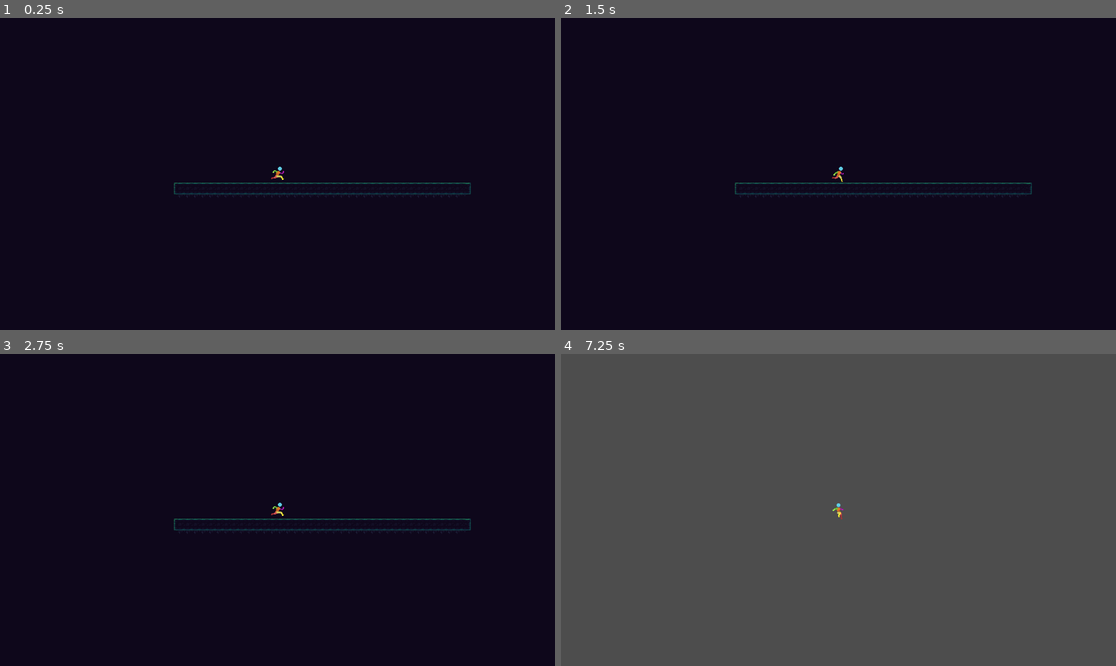
Above: before the commit, frames 1-4 (two rows, left to right).
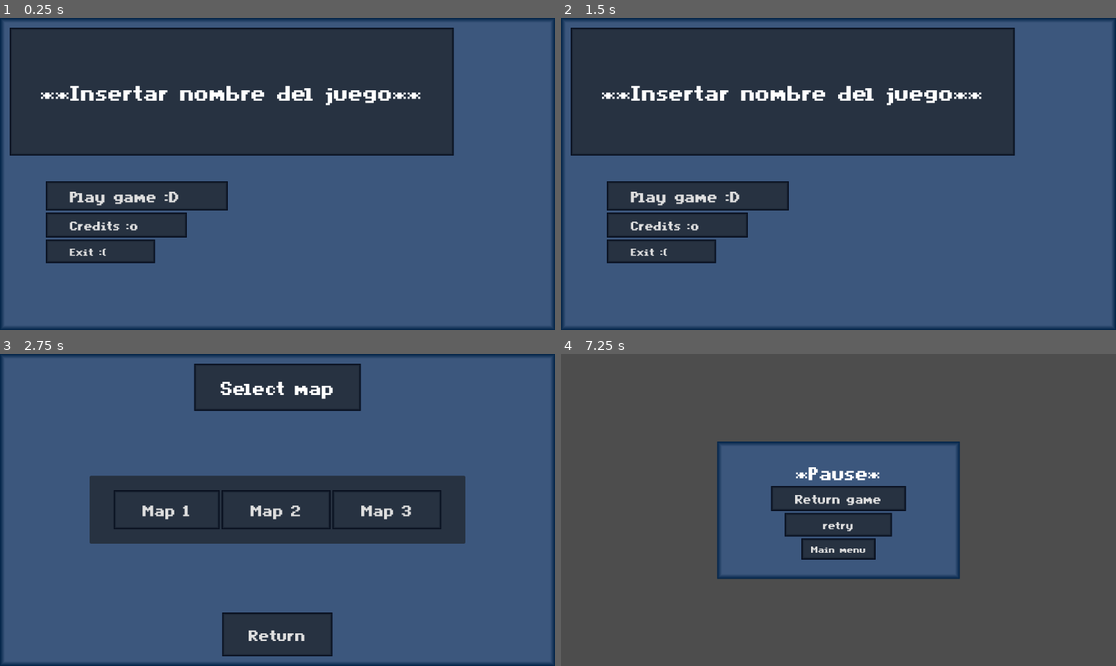
Above: after the commit, the same moments.

Repository: Dacosa/pre-alpha
Game: Godot game, scene res://UI/main_ui.tscn
Same seed, same stepped clock (60 frames per second), same inputs: the game is played once before the commit and once after it. Before the commit the project starts from res://Scenes/main.tscn.
Inputs (mouse positions are in pixels of both pictures, inside the frame that each line leads up to):
- Up to frame 1 (0.25 s): no input
- Up to frame 2 (1.5 s): click (677, 223) at 0.5 s, where only the run after the commit has a clickable "Credits :o"; click (838, 289) at 1.25 s, where only the run after the commit has a clickable "Back"
- Up to frame 3 (2.75 s): click (138, 531) at 2 s, where only the run after the commit has a clickable "Play game :D"
- Up to frame 4 (7.25 s): click (727, 510) at 2.75 s, where only the run after the commit has a clickable "Map 1"; tap Enter at 3.5, 6.5 s; hold D (move_right) 3.53-5.03 s; tap Shift (air_spin) at 3.6, 5.1, 6.6 s; tap Space (jump) at 3.77, 4.52, 5.75, 6.02, 6.77 s; tap A (any) at 4.35, 5.85 s; hold S (move_down) 5.03-5.78 s; hold D (move_right) from 5.78 s (still down); tap Escape (Pause, bound only after the commit) at 7.15 s

The runs differ from the first frame. In frame 1, 98% of the frame differs, in the area x 0-100%, y 0-100%; in frame 2, 98%; in frame 3, 98%; in frame 4, 19%.

Commit message:
ia :(
jasñdlkfjasñdlfkjadñ

Diff:
--- a/Scenes/player.tscn
+++ b/Scenes/player.tscn
@@ -8,6 +8,7 @@
 [ext_resource type="Texture2D" uid="uid://dqvqfwqg80bd1" path="res://Assets/Asset Pack-V2/Air Spin/player air spin 48x48.png" id="6_w0jnk"]
 [ext_resource type="Texture2D" uid="uid://bv15qf3c51bnt" path="res://Assets/Asset Pack-V2/Player Roll/Player Roll 48x48.png" id="7_eo0oj"]
 [ext_resource type="Texture2D" uid="uid://b1s0aw4w1217r" path="res://Assets/AssetPack-V1/Sprite Sheets/Wall Slide 48x48.png" id="8_obj8n"]
+[ext_resource type="PackedScene" uid="uid://b120m3tynpm8" path="res://UI/pause_menu.tscn" id="9_lmj24"]
 
 [sub_resource type="CapsuleShape2D" id="CapsuleShape2D_0nq2g"]
 radius = 6.0
@@ -675,3 +676,7 @@
 tree_root = SubResource("AnimationNodeStateMachine_130hc")
 anim_player = NodePath("../AnimationPlayer")
 parameters/playback = SubResource("AnimationNodeStateMachinePlayback_peu0t")
+
+[node name="CanvasLayer" type="CanvasLayer" parent="."]
+
+[node name="PauseMenu" parent="CanvasLayer" instance=ExtResource("9_lmj24")]
--- /dev/null
+++ b/UI/creditsmenu.gd
@@ -0,0 +1,10 @@
+extends Control
+
+
+@onready var ExitCredits = %ExitCredits
+
+func _ready():
+	ExitCredits.pressed.connect(_on_ExitCredits_pressed)
+
+func _on_ExitCredits_pressed():
+	get_tree().change_scene_to_file("res://UI/main_ui.tscn")
--- /dev/null
+++ b/UI/creditsmenu.tscn
@@ -0,0 +1,98 @@
+[gd_scene load_steps=7 format=3 uid="uid://cup6qwxrp40od"]
+
+[ext_resource type="Theme" uid="uid://cym6n88rrqd2k" path="res://resources/Font/mainfont.tres" id="1_an2ti"]
+[ext_resource type="Script" path="res://UI/creditsmenu.gd" id="2_n5sld"]
+
+[sub_resource type="StyleBoxFlat" id="StyleBoxFlat_3sfsx"]
+bg_color = Color(0, 0.0784314, 0.188235, 1)
+
+[sub_resource type="StyleBoxFlat" id="StyleBoxFlat_cwqre"]
+content_margin_left = 50.0
+content_margin_top = 20.0
+content_margin_right = 50.0
+content_margin_bottom = 20.0
+bg_color = Color(0.129412, 0.129412, 0.184314, 1)
+border_width_left = 5
+border_width_top = 5
+border_width_right = 5
+border_width_bottom = 5
+border_color = Color(0, 0.0235294, 0.0823529, 1)
+border_blend = true
+
+[sub_resource type="StyleBoxEmpty" id="StyleBoxEmpty_v5627"]
+
+[sub_resource type="StyleBoxFlat" id="StyleBoxFlat_stepx"]
+content_margin_left = 50.0
+content_margin_top = 20.0
+content_margin_right = 50.0
+content_margin_bottom = 20.0
+bg_color = Color(0.129412, 0.129412, 0.184314, 1)
+border_width_left = 5
+border_width_top = 5
+border_width_right = 5
+border_width_bottom = 5
+border_color = Color(0, 0.0235294, 0.0823529, 1)
+border_blend = true
+
+[node name="Creditsmenu" type="Control"]
+layout_mode = 3
+anchors_preset = 15
+anchor_right = 1.0
+anchor_bottom = 1.0
+grow_horizontal = 2
+grow_vertical = 2
+theme = ExtResource("1_an2ti")
+script = ExtResource("2_n5sld")
+
+[node name="PanelContainer" type="PanelContainer" parent="."]
+layout_mode = 1
+anchors_preset = 15
+anchor_right = 1.0
+anchor_bottom = 1.0
+grow_horizontal = 2
+grow_vertical = 2
+theme_override_styles/panel = SubResource("StyleBoxFlat_3sfsx")
+
+[node name="PanelContainer" type="PanelContainer" parent="PanelContainer"]
+layout_mode = 2
+size_flags_horizontal = 4
+size_flags_vertical = 4
+theme_override_styles/panel = SubResource("StyleBoxFlat_cwqre")
+
+[node name="MarginContainer" type="MarginContainer" parent="PanelContainer/PanelContainer"]
+layout_mode = 2
+size_flags_horizontal = 4
+size_flags_vertical = 4
+theme_override_constants/margin_left = 50
+theme_override_constants/margin_top = 30
+theme_override_constants/margin_right = 50
+theme_override_constants/margin_bottom = 30
+
+[node name="Label" type="Label" parent="PanelContainer/PanelContainer/MarginContainer"]
+layout_mode = 2
+theme_override_font_sizes/font_size = 50
+text = "Estos son los creditos XDDDD"
+horizontal_alignment = 1
+vertical_alignment = 1
+
+[node name="Exit_PanelContainer" type="PanelContainer" parent="PanelContainer"]
+layout_mode = 2
+size_flags_horizontal = 4
+size_flags_vertical = 8
+theme_override_styles/panel = SubResource("StyleBoxEmpty_v5627")
+
+[node name="MarginContainer" type="MarginContainer" parent="PanelContainer/Exit_PanelContainer"]
+layout_mode = 2
+theme_override_constants/margin_left = 50
+theme_override_constants/margin_top = 50
+theme_override_constants/margin_right = 50
+theme_override_constants/margin_bottom = 50
+
+[node name="ExitCredits" type="Button" parent="PanelContainer/Exit_PanelContainer/MarginContainer"]
+unique_name_in_owner = true
+layout_mode = 2
+size_flags_horizontal = 4
+size_flags_vertical = 8
+theme_override_font_sizes/font_size = 35
+theme_override_styles/normal = SubResource("StyleBoxFlat_stepx")
+text = "Back"
--- /dev/null
+++ b/UI/main_ui.gd
@@ -0,0 +1,21 @@
+extends Control
+
+
+@onready var Play = %Play
+@onready var Credits = %Credits
+@onready var Exit = %Exit
+
+
+func _ready():
+	Play.pressed.connect(_on_Play_pressed)
+	Exit.pressed.connect(_on_Exit_pressed)
+	Credits.pressed.connect(_on_Credits_pressed)
+
+func _on_Play_pressed():
+	get_tree().change_scene_to_file("res://UI/mapsmenu.tscn")
+
+func _on_Exit_pressed():
+	get_tree().quit()
+
+func _on_Credits_pressed():
+	get_tree().change_scene_to_file("res://UI/creditsmenu.tscn")
--- /dev/null
+++ b/UI/main_ui.tscn
@@ -0,0 +1,146 @@
+[gd_scene load_steps=10 format=3 uid="uid://c87vafhx6pvqu"]
+
+[ext_resource type="Theme" uid="uid://cym6n88rrqd2k" path="res://resources/Font/mainfont.tres" id="1_kpggj"]
+[ext_resource type="StyleBox" uid="uid://ixabtdacvopu" path="res://resources/main_boxstyle.tres" id="2_q3soc"]
+[ext_resource type="Script" path="res://UI/main_ui.gd" id="2_s3206"]
+
+[sub_resource type="StyleBoxFlat" id="StyleBoxFlat_3mkna"]
+bg_color = Color(0.235294, 0.341176, 0.490196, 1)
+border_width_left = 10
+border_width_top = 10
+border_width_right = 10
+border_width_bottom = 10
+border_color = Color(0, 0.133333, 0.27451, 1)
+border_blend = true
+
+[sub_resource type="LabelSettings" id="LabelSettings_metuk"]
+font_size = 70
+
+[sub_resource type="StyleBoxEmpty" id="StyleBoxEmpty_7gmjo"]
+
+[sub_resource type="StyleBoxFlat" id="StyleBoxFlat_dqr27"]
+content_margin_left = 50.0
+content_margin_top = 10.0
+content_margin_right = 100.0
+content_margin_bottom = 10.0
+bg_color = Color(0.152941, 0.196078, 0.254902, 1)
+border_width_left = 5
+border_width_top = 5
+border_width_right = 5
+border_width_bottom = 5
+border_color = Color(0, 0.0235294, 0.0823529, 1)
+border_blend = true
+
+[sub_resource type="StyleBoxFlat" id="StyleBoxFlat_mxnrw"]
+content_margin_left = 50.0
+content_margin_top = 10.0
+content_margin_right = 100.0
+content_margin_bottom = 10.0
+bg_color = Color(0.152941, 0.196078, 0.254902, 1)
+border_width_left = 5
+border_width_top = 5
+border_width_right = 5
+border_width_bottom = 5
+border_color = Color(0, 0.0235294, 0.0823529, 1)
+border_blend = true
+
+[sub_resource type="StyleBoxFlat" id="StyleBoxFlat_snnos"]
+content_margin_left = 50.0
+content_margin_top = 10.0
+content_margin_right = 100.0
+content_margin_bottom = 10.0
+bg_color = Color(0.152941, 0.196078, 0.254902, 1)
+border_width_left = 5
+border_width_top = 5
+border_width_right = 5
+border_width_bottom = 5
+border_color = Color(0, 0.0235294, 0.0823529, 1)
+border_blend = true
+
+[node name="Main_menu" type="Control"]
+layout_mode = 3
+anchors_preset = 15
+anchor_right = 1.0
+anchor_bottom = 1.0
+grow_horizontal = 2
+grow_vertical = 2
+theme = ExtResource("1_kpggj")
+script = ExtResource("2_s3206")
+
+[node name="Main_PanelContainer" type="PanelContainer" parent="."]
+layout_mode = 1
+anchors_preset = 15
+anchor_right = 1.0
+anchor_bottom = 1.0
+grow_horizontal = 2
+grow_vertical = 2
+theme_override_styles/panel = SubResource("StyleBoxFlat_3mkna")
+
+[node name="MarginContainer" type="MarginContainer" parent="Main_PanelContainer"]
+layout_mode = 2
+theme_override_constants/margin_left = 10
+theme_override_constants/margin_top = 10
+theme_override_constants/margin_right = 10
+theme_override_constants/margin_bottom = 10
+
+[node name="Title_PanelContainer" type="PanelContainer" parent="Main_PanelContainer/MarginContainer"]
+layout_mode = 2
+size_flags_horizontal = 0
+size_flags_vertical = 0
+theme_override_styles/panel = ExtResource("2_q3soc")
+
+[node name="MarginContainer" type="MarginContainer" parent="Main_PanelContainer/MarginContainer/Title_PanelContainer"]
+custom_minimum_size = Vector2(790, 250)
+layout_mode = 2
+theme_override_constants/margin_left = 60
+theme_override_constants/margin_top = 100
+theme_override_constants/margin_right = 60
+theme_override_constants/margin_bottom = 100
+
+[node name="Label" type="Label" parent="Main_PanelContainer/MarginContainer/Title_PanelContainer/MarginContainer"]
+layout_mode = 2
+size_flags_vertical = 8
+text = "**Insertar nombre del juego**"
+label_settings = SubResource("LabelSettings_metuk")
+vertical_alignment = 1
+
+[node name="Option_PanelContainer" type="PanelContainer" parent="Main_PanelContainer/MarginContainer"]
+layout_mode = 2
+size_flags_horizontal = 0
+size_flags_vertical = 4
+theme_override_styles/panel = SubResource("StyleBoxEmpty_7gmjo")
+
+[node name="MarginContainer" type="MarginContainer" parent="Main_PanelContainer/MarginContainer/Option_PanelContainer"]
+layout_mode = 2
+theme_override_constants/margin_left = 75
+theme_override_constants/margin_top = 250
+theme_override_constants/margin_right = 75
+theme_override_constants/margin_bottom = 50
+
+[node name="VBoxContainer" type="VBoxContainer" parent="Main_PanelContainer/MarginContainer/Option_PanelContainer/MarginContainer"]
+layout_mode = 2
+
+[node name="Play" type="Button" parent="Main_PanelContainer/MarginContainer/Option_PanelContainer/MarginContainer/VBoxContainer"]
+unique_name_in_owner = true
+layout_mode = 2
+size_flags_horizontal = 0
+theme_override_font_sizes/font_size = 50
+theme_override_styles/normal = SubResource("StyleBoxFlat_dqr27")
+text = "Play game :D"
+
+[node name="Credits" type="Button" parent="Main_PanelContainer/MarginContainer/Option_PanelContainer/MarginContainer/VBoxContainer"]
+unique_name_in_owner = true
+layout_mode = 2
+size_flags_horizontal = 0
+theme_override_font_sizes/font_size = 40
+theme_override_styles/normal = SubResource("StyleBoxFlat_mxnrw")
+text = "Credits :o
+"
+
+[node name="Exit" type="Button" parent="Main_PanelContainer/MarginContainer/Option_PanelContainer/MarginContainer/VBoxContainer"]
+unique_name_in_owner = true
+layout_mode = 2
+size_flags_horizontal = 0
+theme_override_font_sizes/font_size = 35
+theme_override_styles/normal = SubResource("StyleBoxFlat_snnos")
+text = "Exit :("
--- /dev/null
+++ b/UI/mapsmenu.gd
@@ -0,0 +1,26 @@
+extends Control
+
+
+@onready var mapa_1 = %Mapa1
+@onready var mapa_2 = %Mapa2
+@onready var mapa_3 = %Mapa3
+@onready var Back = %Back
+
+
+func _ready():
+	mapa_1.pressed.connect(_on_mapa_1_pressed)
+	mapa_2.pressed.connect(_on_mapa_2_pressed)
+	mapa_3.pressed.connect(_on_mapa_3_pressed)
+	Back.pressed.connect(_on_Back_pressed)
+
+func _on_mapa_1_pressed():
+	get_tree().change_scene_to_file("res://Scenes/main.tscn")
+
+func _on_mapa_2_pressed():
+	get_tree().change_scene_to_file("res://Scenes/main.tscn")
+
+func _on_mapa_3_pressed():
+	get_tree().change_scene_to_file("res://Scenes/main.tscn")
+
+func _on_Back_pressed():
+	get_tree().change_scene_to_file("res://UI/main_ui.tscn")
--- /dev/null
+++ b/UI/mapsmenu.tscn
@@ -0,0 +1,159 @@
+[gd_scene load_steps=10 format=3 uid="uid://b6t7gm28eatmt"]
+
+[ext_resource type="Theme" uid="uid://cym6n88rrqd2k" path="res://resources/Font/mainfont.tres" id="1_ytmex"]
+[ext_resource type="Script" path="res://UI/mapsmenu.gd" id="2_3kay5"]
+[ext_resource type="StyleBox" uid="uid://ixabtdacvopu" path="res://resources/main_boxstyle.tres" id="2_xceqx"]
+
+[sub_resource type="StyleBoxFlat" id="StyleBoxFlat_5roql"]
+bg_color = Color(0.235294, 0.341176, 0.490196, 1)
+border_width_left = 10
+border_width_top = 10
+border_width_right = 10
+border_width_bottom = 10
+border_color = Color(0, 0.133333, 0.27451, 1)
+border_blend = true
+
+[sub_resource type="LabelSettings" id="LabelSettings_g3vhk"]
+font_size = 60
+
+[sub_resource type="StyleBoxFlat" id="StyleBoxFlat_hxvb8"]
+content_margin_left = 60.0
+content_margin_top = 20.0
+content_margin_right = 60.0
+content_margin_bottom = 20.0
+bg_color = Color(0.152941, 0.196078, 0.254902, 1)
+border_width_left = 5
+border_width_top = 5
+border_width_right = 5
+border_width_bottom = 5
+border_color = Color(0, 0.0235294, 0.0823529, 1)
+border_blend = true
+
+[sub_resource type="StyleBoxFlat" id="StyleBoxFlat_a1kh6"]
+content_margin_left = 60.0
+content_margin_top = 20.0
+content_margin_right = 60.0
+content_margin_bottom = 20.0
+bg_color = Color(0.152941, 0.196078, 0.254902, 1)
+border_width_left = 5
+border_width_top = 5
+border_width_right = 5
+border_width_bottom = 5
+border_color = Color(0, 0.0235294, 0.0823529, 1)
+border_blend = true
+
+[sub_resource type="StyleBoxFlat" id="StyleBoxFlat_y7n5j"]
+content_margin_left = 60.0
+content_margin_top = 20.0
+content_margin_right = 60.0
+content_margin_bottom = 20.0
+bg_color = Color(0.152941, 0.196078, 0.254902, 1)
+border_width_left = 5
+border_width_top = 5
+border_width_right = 5
+border_width_bottom = 5
+border_color = Color(0, 0.0235294, 0.0823529, 1)
+border_blend = true
+
+[sub_resource type="StyleBoxEmpty" id="StyleBoxEmpty_b1k6u"]
+content_margin_left = 50.0
+content_margin_top = 20.0
+content_margin_right = 50.0
+content_margin_bottom = 20.0
+
+[node name="mapsmenu" type="Control"]
+layout_mode = 3
+anchors_preset = 15
+anchor_right = 1.0
+anchor_bottom = 1.0
+grow_horizontal = 2
+grow_vertical = 2
+theme = ExtResource("1_ytmex")
+script = ExtResource("2_3kay5")
+
+[node name="Main_PanelContainer" type="PanelContainer" parent="."]
+layout_mode = 1
+anchors_preset = 15
+anchor_right = 1.0
+anchor_bottom = 1.0
+grow_horizontal = 2
+grow_vertical = 2
+theme_override_styles/panel = SubResource("StyleBoxFlat_5roql")
+
+[node name="MarginContainer" type="MarginContainer" parent="Main_PanelContainer"]
+layout_mode = 2
+theme_override_constants/margin_left = 10
+theme_override_constants/margin_top = 10
+theme_override_constants/margin_right = 10
+theme_override_constants/margin_bottom = 10
+
+[node name="title_PanelContainer" type="PanelContainer" parent="Main_PanelContainer/MarginContainer"]
+layout_mode = 2
+size_flags_horizontal = 4
+size_flags_vertical = 0
+theme_override_styles/panel = ExtResource("2_xceqx")
+
+[node name="MarginContainer" type="MarginContainer" parent="Main_PanelContainer/MarginContainer/title_PanelContainer"]
+layout_mode = 2
+theme_override_constants/margin_left = 50
+theme_override_constants/margin_top = 20
+theme_override_constants/margin_right = 50
+theme_override_constants/margin_bottom = 20
+
+[node name="Label" type="Label" parent="Main_PanelContainer/MarginContainer/title_PanelContainer/MarginContainer"]
+layout_mode = 2
+text = "Select map
+"
+label_settings = SubResource("LabelSettings_g3vhk")
+
+[node name="Maps_PanelContainer" type="PanelContainer" parent="Main_PanelContainer/MarginContainer"]
+layout_mode = 2
+size_flags_horizontal = 4
+size_flags_vertical = 4
+
+[node name="MarginContainer" type="MarginContainer" parent="Main_PanelContainer/MarginContainer/Maps_PanelContainer"]
+layout_mode = 2
+size_flags_horizontal = 4
+theme_override_constants/margin_left = 50
+theme_override_constants/margin_top = 30
+theme_override_constants/margin_right = 50
+theme_override_constants/margin_bottom = 30
+
+[node name="HBoxContainer" type="HBoxContainer" parent="Main_PanelContainer/MarginContainer/Maps_PanelContainer/MarginContainer"]
+layout_mode = 2
+size_flags_horizontal = 4
+size_flags_vertical = 4
+
+[node name="Mapa1" type="Button" parent="Main_PanelContainer/MarginContainer/Maps_PanelContainer/MarginContainer/HBoxContainer"]
+unique_name_in_owner = true
+layout_mode = 2
+theme_override_font_sizes/font_size = 50
+theme_override_styles/normal = SubResource("StyleBoxFlat_hxvb8")
+text = "Map 1"
+
+[node name="Mapa2" type="Button" parent="Main_PanelContainer/MarginContainer/Maps_PanelContainer/MarginContainer/HBoxContainer"]
+unique_name_in_owner = true
+layout_mode = 2
+theme_override_font_sizes/font_size = 50
+theme_override_styles/normal = SubResource("StyleBoxFlat_a1kh6")
+text = "Map 2"
+
+[node name="Mapa3" type="Button" parent="Main_PanelContainer/MarginContainer/Maps_PanelContainer/MarginContainer/HBoxContainer"]
+unique_name_in_owner = true
+layout_mode = 2
+theme_override_font_sizes/font_size = 50
+theme_override_styles/normal = SubResource("StyleBoxFlat_y7n5j")
+text = "Map 3"
+
+[node name="title_PanelContainer2" type="PanelContainer" parent="Main_PanelContainer/MarginContainer"]
+layout_mode = 2
+size_flags_horizontal = 4
+size_flags_vertical = 8
+theme_override_styles/panel = ExtResource("2_xceqx")
+
+[node name="Back" type="Button" parent="Main_PanelContainer/MarginContainer/title_PanelContainer2"]
+unique_name_in_owner = true
+layout_mode = 2
+theme_override_font_sizes/font_size = 50
+theme_override_styles/normal = SubResource("StyleBoxEmpty_b1k6u")
+text = "Return"
--- /dev/null
+++ b/UI/pause_menu.gd
@@ -0,0 +1,30 @@
+extends Control
+
+
+@onready var Return = %Return
+@onready var Retry = %Retry
+@onready var Main_menu = %"Main_menu"
+
+
+func _ready():
+	Return.pressed.connect(_on_Return_pressed)
+	Retry.pressed.connect(_on_Retry_pressed)
+	Main_menu.pressed.connect(_on_Main_menu_pressed)
+	hide()
+
+func _input(event):
+	if event.is_action_pressed("Pause"):
+		show()
+		get_tree().paused = true
+
+func _on_Return_pressed():
+	hide()
+	get_tree().paused = false
+
+func _on_Retry_pressed():
+	get_tree().reload_current_scene()
+	get_tree().paused = false
+
+func _on_Main_menu_pressed():
+	get_tree().paused = false
+	get_tree().change_scene_to_file("res://UI/main_ui.tscn")
--- /dev/null
+++ b/UI/pause_menu.tscn
@@ -0,0 +1,133 @@
+[gd_scene load_steps=8 format=3 uid="uid://b120m3tynpm8"]
+
+[ext_resource type="Theme" uid="uid://cym6n88rrqd2k" path="res://resources/Font/mainfont.tres" id="1_c3yp3"]
+[ext_resource type="Script" path="res://UI/pause_menu.gd" id="2_jr6cg"]
+
+[sub_resource type="StyleBoxFlat" id="StyleBoxFlat_mpkqq"]
+bg_color = Color(0.235294, 0.341176, 0.490196, 1)
+border_width_left = 10
+border_width_top = 10
+border_width_right = 10
+border_width_bottom = 10
+border_color = Color(0, 0.133333, 0.27451, 1)
+border_blend = true
+
+[sub_resource type="StyleBoxEmpty" id="StyleBoxEmpty_u58af"]
+
+[sub_resource type="StyleBoxFlat" id="StyleBoxFlat_eemau"]
+content_margin_left = 50.0
+content_margin_top = 10.0
+content_margin_right = 50.0
+content_margin_bottom = 10.0
+bg_color = Color(0.152941, 0.196078, 0.254902, 1)
+border_width_left = 5
+border_width_top = 5
+border_width_right = 5
+border_width_bottom = 5
+border_color = Color(0, 0.0235294, 0.0823529, 1)
+border_blend = true
+
+[sub_resource type="StyleBoxFlat" id="StyleBoxFlat_gdbbr"]
+content_margin_left = 80.0
+content_margin_top = 10.0
+content_margin_right = 80.0
+content_margin_bottom = 10.0
+bg_color = Color(0.152941, 0.196078, 0.254902, 1)
+border_width_left = 5
+border_width_top = 5
+border_width_right = 5
+border_width_bottom = 5
+border_color = Color(0, 0.0235294, 0.0823529, 1)
+border_blend = true
+
+[sub_resource type="StyleBoxFlat" id="StyleBoxFlat_yivdc"]
+content_margin_left = 20.0
+content_margin_top = 10.0
+content_margin_right = 20.0
+content_margin_bottom = 10.0
+bg_color = Color(0.152941, 0.196078, 0.254902, 1)
+border_width_left = 5
+border_width_top = 5
+border_width_right = 5
+border_width_bottom = 5
+border_color = Color(0, 0.0235294, 0.0823529, 1)
+border_blend = true
+
+[node name="PauseMenu" type="Control"]
+process_mode = 3
+layout_mode = 3
+anchors_preset = 15
+anchor_right = 1.0
+anchor_bottom = 1.0
+grow_horizontal = 2
+grow_vertical = 2
+theme = ExtResource("1_c3yp3")
+script = ExtResource("2_jr6cg")
+
+[node name="Pause_PanelContainer" type="PanelContainer" parent="."]
+layout_mode = 1
+anchors_preset = 8
+anchor_left = 0.5
+anchor_top = 0.5
+anchor_right = 0.5
+anchor_bottom = 0.5
+offset_left = -252.0
+offset_top = -133.0
+offset_right = 252.0
+offset_bottom = 133.0
+grow_horizontal = 2
+grow_vertical = 2
+size_flags_horizontal = 0
+size_flags_vertical = 4
+theme_override_styles/panel = SubResource("StyleBoxFlat_mpkqq")
+
+[node name="MarginContainer" type="MarginContainer" parent="Pause_PanelContainer"]
+layout_mode = 2
+size_flags_horizontal = 4
+size_flags_vertical = 4
+theme_override_constants/margin_left = 50
+theme_override_constants/margin_top = 30
+theme_override_constants/margin_right = 50
+theme_override_constants/margin_bottom = 30
+
+[node name="VBoxContainer" type="VBoxContainer" parent="Pause_PanelContainer/MarginContainer"]
+layout_mode = 2
+size_flags_horizontal = 4
+size_flags_vertical = 4
+
+[node name="Label" type="Label" parent="Pause_PanelContainer/MarginContainer/VBoxContainer"]
+layout_mode = 2
+size_flags_horizontal = 4
+theme_override_font_sizes/font_size = 60
+theme_override_styles/normal = SubResource("StyleBoxEmpty_u58af")
+text = "*Pause*"
+horizontal_alignment = 1
+vertical_alignment = 1
+
+[node name="Return" type="Button" parent="Pause_PanelContainer/MarginContainer/VBoxContainer"]
+unique_name_in_owner = true
+layout_mode = 2
+size_flags_horizontal = 4
+size_flags_vertical = 4
+theme_override_font_sizes/font_size = 40
+theme_override_styles/normal = SubResource("StyleBoxFlat_eemau")
+text = "Return game"
+
+[node name="Retry" type="Button" parent="Pause_PanelContainer/MarginContainer/VBoxContainer"]
+unique_name_in_owner = true
+layout_mode = 2
+size_flags_horizontal = 4
+size_flags_vertical = 4
+theme_override_font_sizes/font_size = 35
+theme_override_styles/normal = SubResource("StyleBoxFlat_gdbbr")
+text = "retry
+"
+
+[node name="Main_menu" type="Button" parent="Pause_PanelContainer/MarginContainer/VBoxContainer"]
+unique_name_in_owner = true
+layout_mode = 2
+size_flags_horizontal = 4
+size_flags_vertical = 4
+theme_override_font_sizes/font_size = 30
+theme_override_styles/normal = SubResource("StyleBoxFlat_yivdc")
+text = "Main menu"
--- a/project.godot
+++ b/project.godot
@@ -11,7 +11,7 @@
 [application]
 
 config/name="pre-alpha"
-run/main_scene="res://Scenes/main.tscn"
+run/main_scene="res://UI/main_ui.tscn"
 config/features=PackedStringArray("4.0", "Forward Plus")
 config/icon="res://icon.svg"
 
@@ -56,3 +56,8 @@
 , Object(InputEventKey,"resource_local_to_scene":false,"resource_name":"","device":-1,"window_id":0,"alt_pressed":false,"shift_pressed":false,"ctrl_pressed":false,"meta_pressed":false,"pressed":false,"keycode":0,"physical_keycode":32,"key_label":0,"unicode":32,"echo":false,"script":null)
 ]
 }
+Pause={
+"deadzone": 0.5,
+"events": [Object(InputEventKey,"resource_local_to_scene":false,"resource_name":"","device":0,"window_id":0,"alt_pressed":false,"shift_pressed":false,"ctrl_pressed":false,"meta_pressed":false,"pressed":false,"keycode":0,"physical_keycode":4194305,"key_label":0,"unicode":0,"echo":false,"script":null)
+]
+}
--- /dev/null
+++ b/resources/Font/mainfont.tres
@@ -0,0 +1,8 @@
+[gd_resource type="Theme" load_steps=2 format=3 uid="uid://cym6n88rrqd2k"]
+
+[ext_resource type="FontFile" uid="uid://hh781cthlgfj" path="res://resources/Font/magofonts/mago3.ttf" id="1_es8c1"]
+
+[resource]
+default_font = ExtResource("1_es8c1")
+Label/font_sizes/font_size = 16
+Label/fonts/font = ExtResource("1_es8c1")
--- /dev/null
+++ b/resources/main_boxstyle.tres
@@ -0,0 +1,10 @@
+[gd_resource type="StyleBoxFlat" format=3 uid="uid://ixabtdacvopu"]
+
+[resource]
+bg_color = Color(0.152941, 0.196078, 0.254902, 1)
+border_width_left = 5
+border_width_top = 5
+border_width_right = 5
+border_width_bottom = 5
+border_color = Color(0, 0.0235294, 0.0823529, 1)
+border_blend = true
Not shown: 1 places in Scenes/player.tscn that only renumber resources
Binary file added: resources/Font/magofonts/mago1.ttf
Not shown, added: resources/Font/magofonts/mago1.ttf.import
Binary file added: resources/Font/magofonts/mago2.ttf
Not shown, added: resources/Font/magofonts/mago2.ttf.import
Binary file added: resources/Font/magofonts/mago3.ttf
Not shown, added: resources/Font/magofonts/mago3.ttf.import
